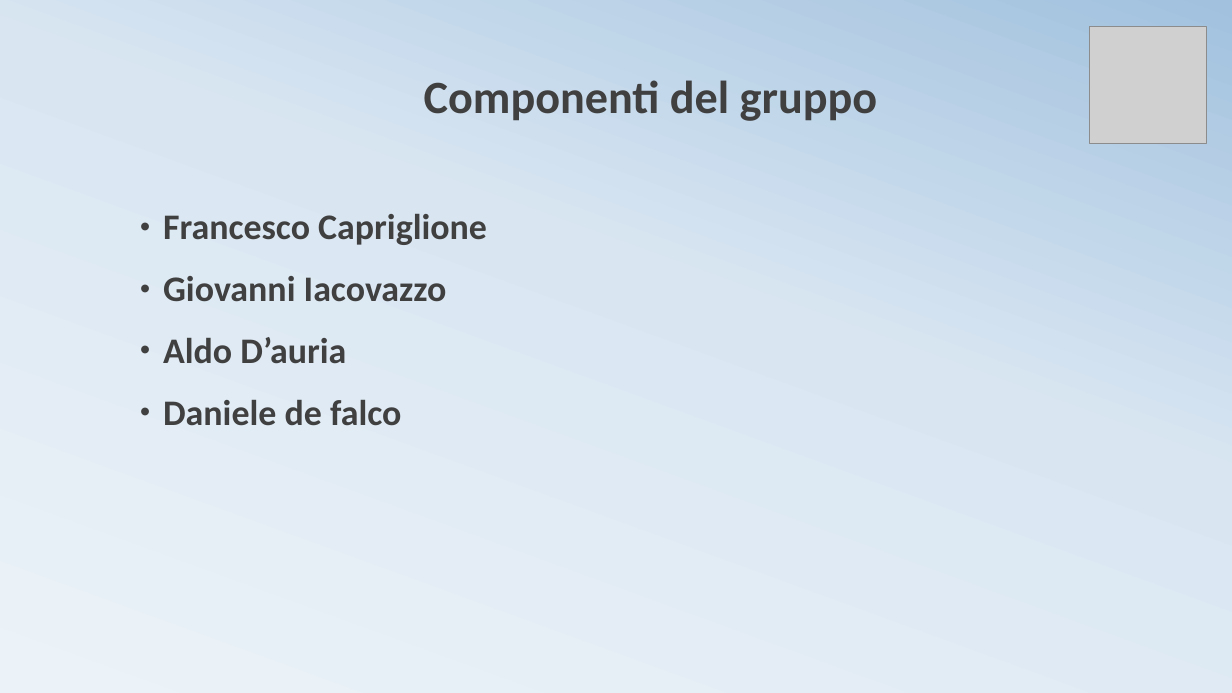
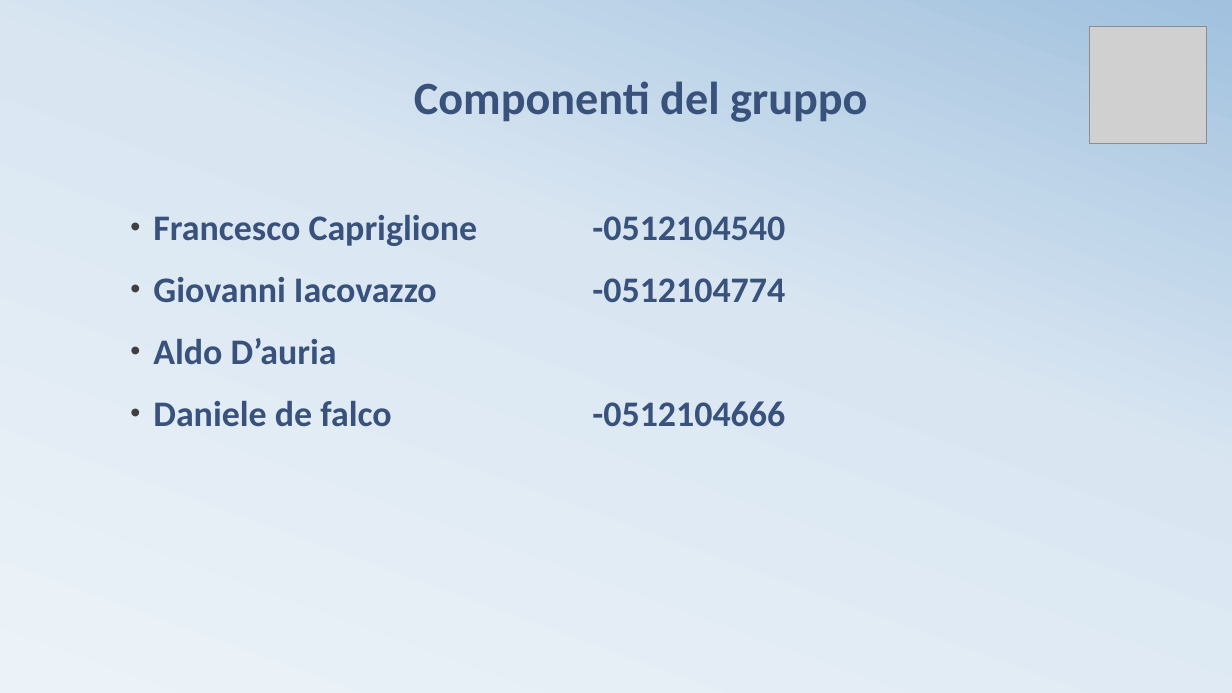
Before and after one commit to kekkox/Carcheck, a slide deck: slide 2 of Work product/Presentazione CarCheck.pptx. Drawn at 1232x693 pixels with LibreOffice and Linux fonts; fonts in the diff are those of the drawing; grey boxes stand for pictures. Boxes give left, top, right and bottom in pixels: in the first picture for what was removed or moved away, otherwise in the second. Text is boxed around its words. In the diff, an @@ line names an element or a change of style, - is before the commit and + after.

```diff
--- a/Work product/Presentazione CarCheck.pptx
+++ b/Work product/Presentazione CarCheck.pptx
@@ text "Componenti del gruppo" moved from (x1=163, y1=80, x2=877, y2=426) to (x1=153, y1=81, x2=867, y2=427) @@
@@ text at (x1=153, y1=81, x2=867, y2=365): text colour #404040 to #39527B in "Componenti del gruppo", "Aldo D’auria" @@
@@ text at (x1=153, y1=215, x2=785, y2=302): text changed; text colour #404040 to #39527B @@
-• Francesco Capriglione
-• Giovanni Iacovazzo
+• Francesco Capriglione -0512104540
+• Giovanni Iacovazzo -0512104774
@@ text at (x1=153, y1=401, x2=785, y2=427): text changed; text colour #404040 to #39527B @@
-• Daniele de falco
+• Daniele de falco -0512104666
```
Also in this commit, not shown: 2 other slides changed, 24 slides added, 13 slides removed.
